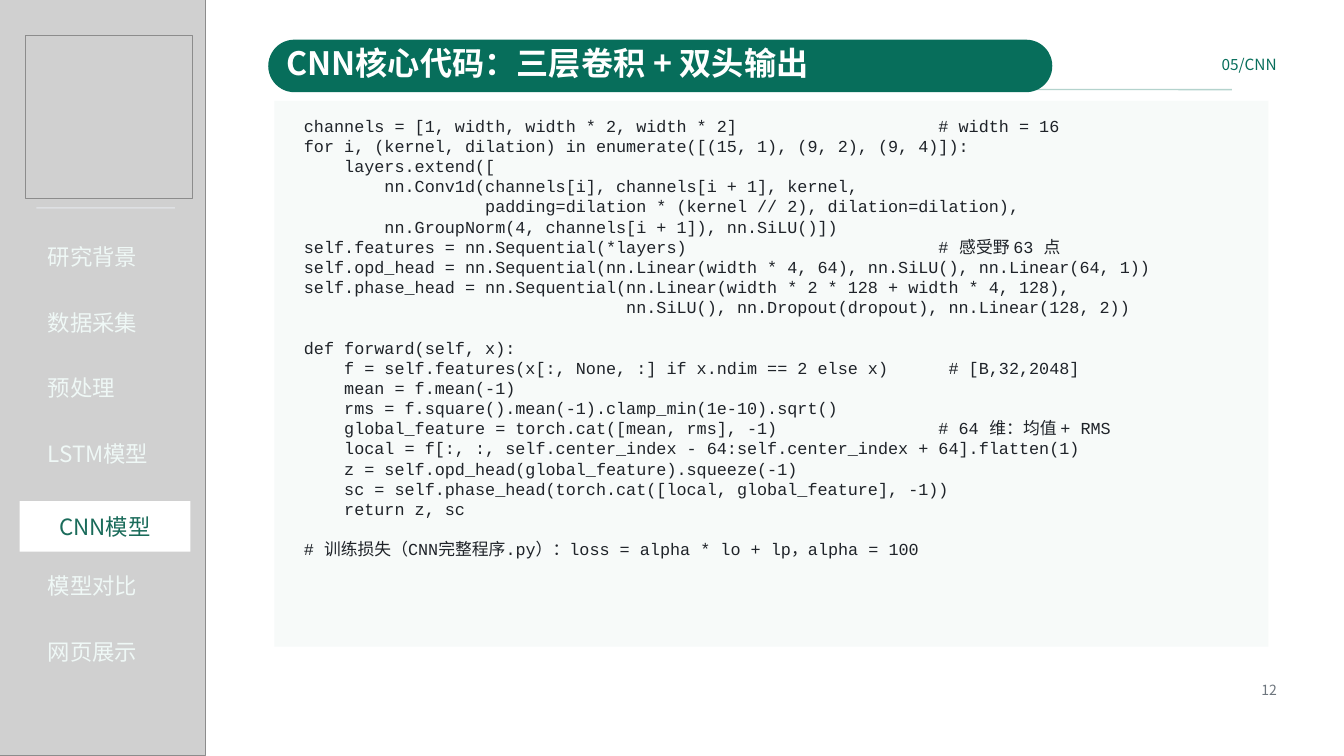
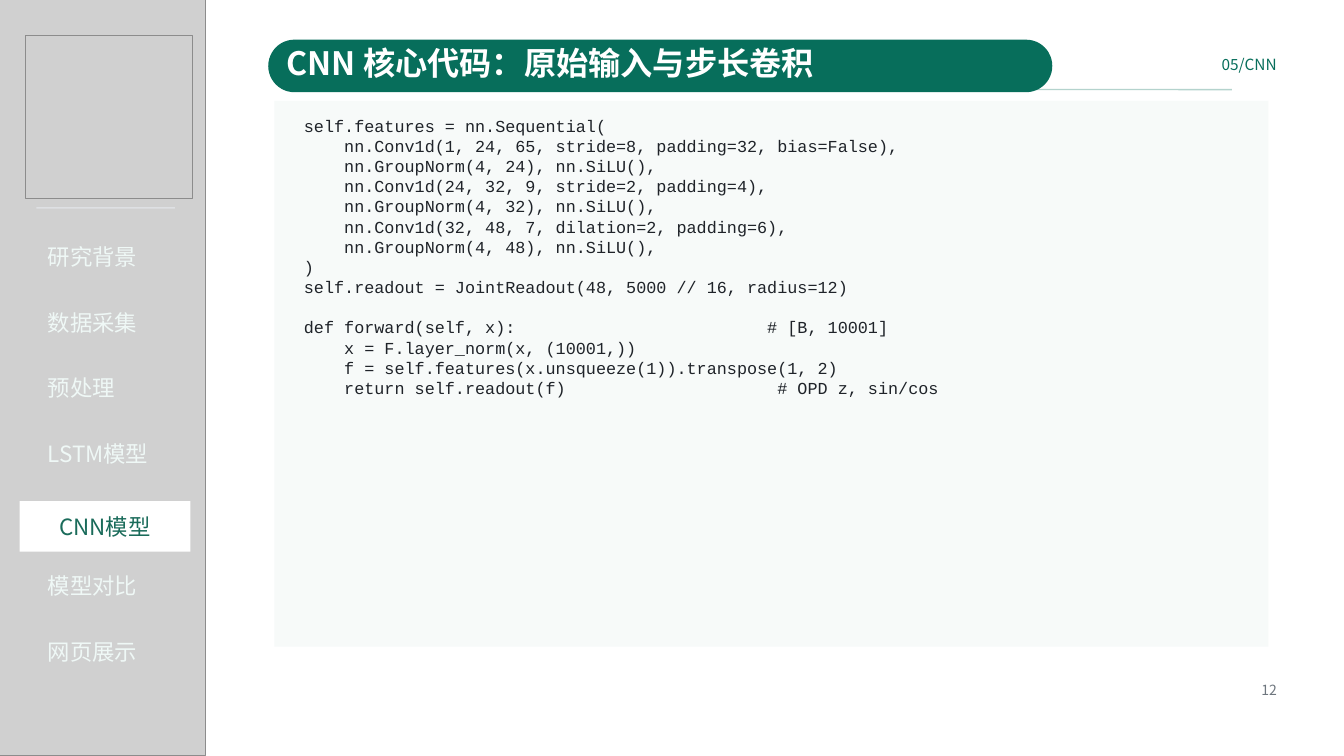
Before and after one commit to Kyson001/intelligent-demodulation-of-spectral-interference-signalsls, a slide deck: slide 12 of presentations/2.0.pptx. Drawn at 1344x756 pixels with LibreOffice and Linux fonts; fonts in the diff are those of the drawing; grey boxes stand for pictures. Boxes give left, top, right and bottom in pixels: in the first picture for what was removed or moved away, otherwise in the second. Text is boxed around its words. In the diff, an @@ line names an element or a change of style, - is before the commit and + after.

```diff
--- a/presentations/2.0.pptx
+++ b/presentations/2.0.pptx
@@ text at bbox=[286, 47, 814, 78]: text changed @@
-CNN核心代码：三层卷积 + 双头输出
+CNN 核心代码：原始输入与步长卷积
@@ text at bbox=[304, 120, 939, 398]: text changed @@
-channels = [1, width, width * 2, width * 2] # width = 16
-for i, (kernel, dilation) in enumerate([(15, 1), (9, 2), (9, 4)]):
-layers.extend([
-nn.Conv1d(channels[i], channels[i + 1], kernel,
-padding=dilation * (kernel // 2), dilation=dilation),
-nn.GroupNorm(4, channels[i + 1]), nn.SiLU()])
-self.features = nn.Sequential(*layers) # 感受野 63 点
-self.opd_head = nn.Sequential(nn.Linear(width * 4, 64), nn.SiLU(), nn.Linear(64, 1))
-self.phase_head = nn.Sequential(nn.Linear(width * 2 * 128 + width * 4, 128),
-nn.SiLU(), nn.Dropout(dropout), nn.Linear(128, 2))
-def forward(self, x):
-f = self.features(x[:, None, :] if x.ndim == 2 else x) # [B,32,2048]
-mean = f.mean(-1)
-rms = f.square().mean(-1).clamp_min(1e-10).sqrt()
-global_feature = torch.cat([mean, rms], -1) # 64 维：均值 + RMS
-local = f[:, :, self.center_index - 64:self.center_index + 64].flatten(1)
-z = self.opd_head(global_feature).squeeze(-1)
-sc = self.phase_head(torch.cat([local, global_feature], -1))
-return z, sc
-# 训练损失（CNN完整程序.py）：loss = alpha * lo + lp，alpha = 100
+self.features = nn.Sequential(
+nn.Conv1d(1, 24, 65, stride=8, padding=32, bias=False),
+nn.GroupNorm(4, 24), nn.SiLU(),
+nn.Conv1d(24, 32, 9, stride=2, padding=4),
+nn.GroupNorm(4, 32), nn.SiLU(),
+nn.Conv1d(32, 48, 7, dilation=2, padding=6),
+nn.GroupNorm(4, 48), nn.SiLU(),
+)
+self.readout = JointReadout(48, 5000 // 16, radius=12)
+def forward(self, x): # [B, 10001]
+x = F.layer_norm(x, (10001,))
+f = self.features(x.unsqueeze(1)).transpose(1, 2)
+return self.readout(f) # OPD z, sin/cos
```
Also in this commit, not shown: 13 other slides changed, 18 other files.
